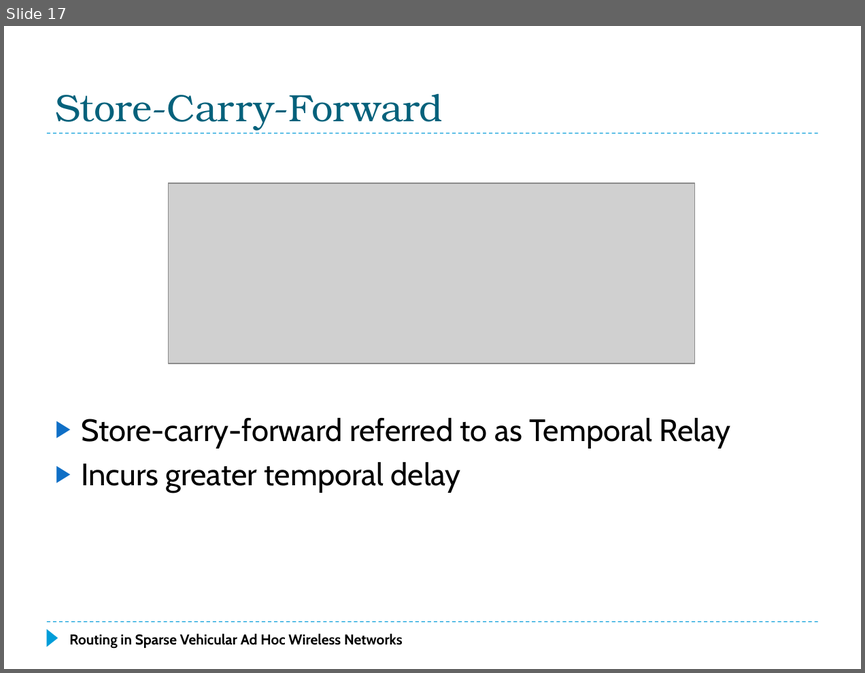
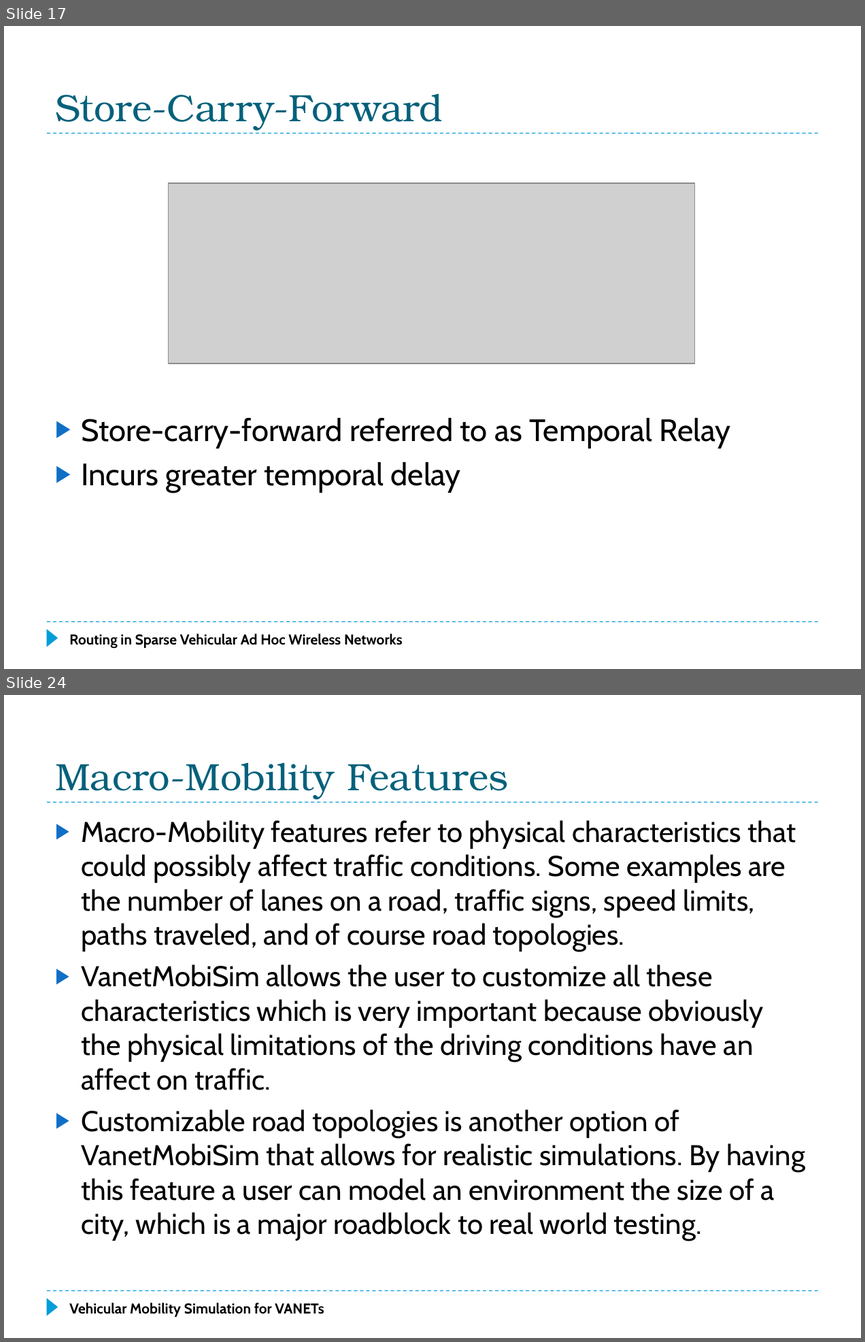
Before and after one commit to f33losopher/EEMaster_VANET, a slide deck: VANET_Felix.pptx. Shown one above the other, each under a label of ours: slide 17 before the commit, slides 17 and 24 after it; the slides between them are not shown. The pictures are 865x673 and 865x1342 pixels, drawn with LibreOffice and Linux fonts; fonts in the diff are those of the drawing; grey boxes stand for pictures. Boxes give left, top, right and bottom in pixels: in the first picture for what was removed or moved away, otherwise in the second. Text is boxed around its words. In the diff, an @@ line names an element or a change of style, - is before the commit and + after.

```diff
--- a/VANET_Felix.pptx
+++ b/VANET_Felix.pptx
@@ slide 24 added at (4, 695, 861, 1338), background #FFFFFF; not listed: 3 template elements that a slide beside it also shows @@
@@ title added at (55, 763, 508, 799), 32 pt, text #04617B @@
+Macro-Mobility Features
@@ text added at (81, 820, 805, 1240), 24.1 pt, text #000000 @@
+▶ Macro-Mobility features refer to physical characteristics that could possibly affect traffic conditions. Some examples are the number of lanes on a road, traffic signs, speed limits, paths traveled, and of course road topologies.
+▶ VanetMobiSim allows the user to customize all these characteristics which is very important because obviously the physical limitations of the driving conditions have an affect on traffic.
+▶ Customizable road topologies is another option of VanetMobiSim that allows for realistic simulations. By having this feature a user can model an environment the size of a city, which is a major roadblock to real world testing.
@@ text added at (69, 1302, 324, 1317), 12 pt, text #000000, bold @@
+Vehicular Mobility Simulation for VANETs
```
Also in this commit, not shown: 1 slide changed, 10 other slides added, 7 slides removed, 1 other file.
